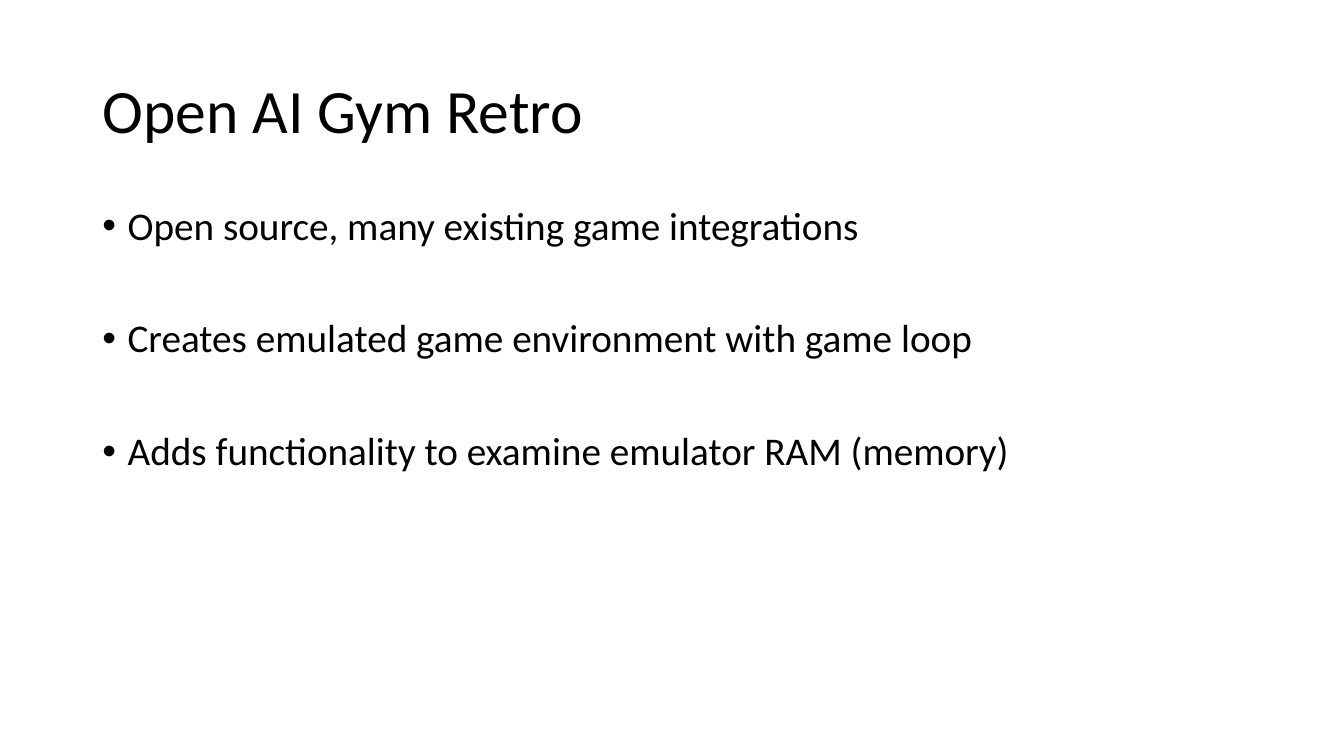
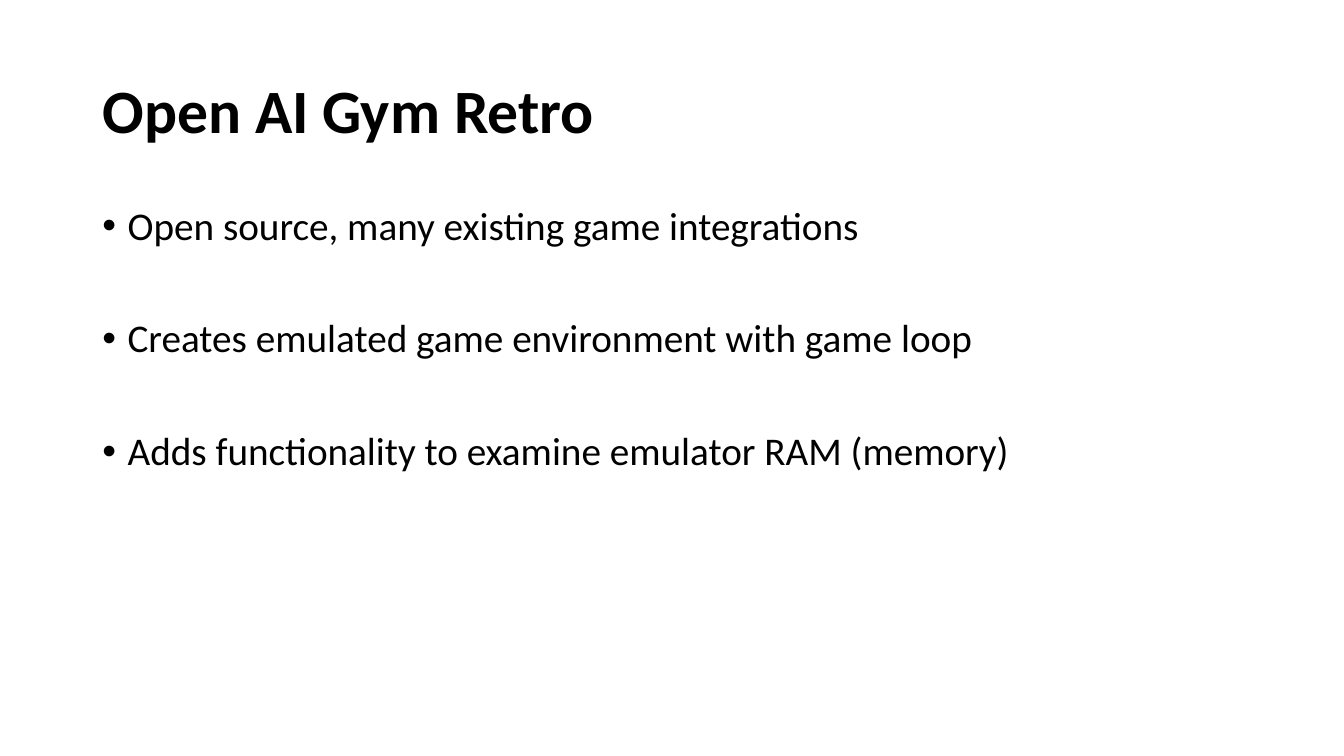
Before and after one commit to jmcmeen/novus-retro, a slide deck: slide 5 of presentation/Evolving Neural Networks for Retro Video Games.pptx (slide 6 before the commit). Drawn at 1344x756 pixels with LibreOffice and Linux fonts; fonts in the diff are those of the drawing; background and template pictures are left out. Boxes give left, top, right and bottom in pixels: in the first picture for what was removed or moved away, otherwise in the second. Text is boxed around its words. In the diff, an @@ line names an element or a change of style, - is before the commit and + after.

```diff
--- a/presentation/Evolving Neural Networks for Retro Video Games.pptx
+++ b/presentation/Evolving Neural Networks for Retro Video Games.pptx
@@ title "Open AI Gym Retro" at (102,92,594,143): bold on @@
```
Also in this commit, not shown: 7 other slides changed, 2 slides added, 2 slides removed, 2 other files.
